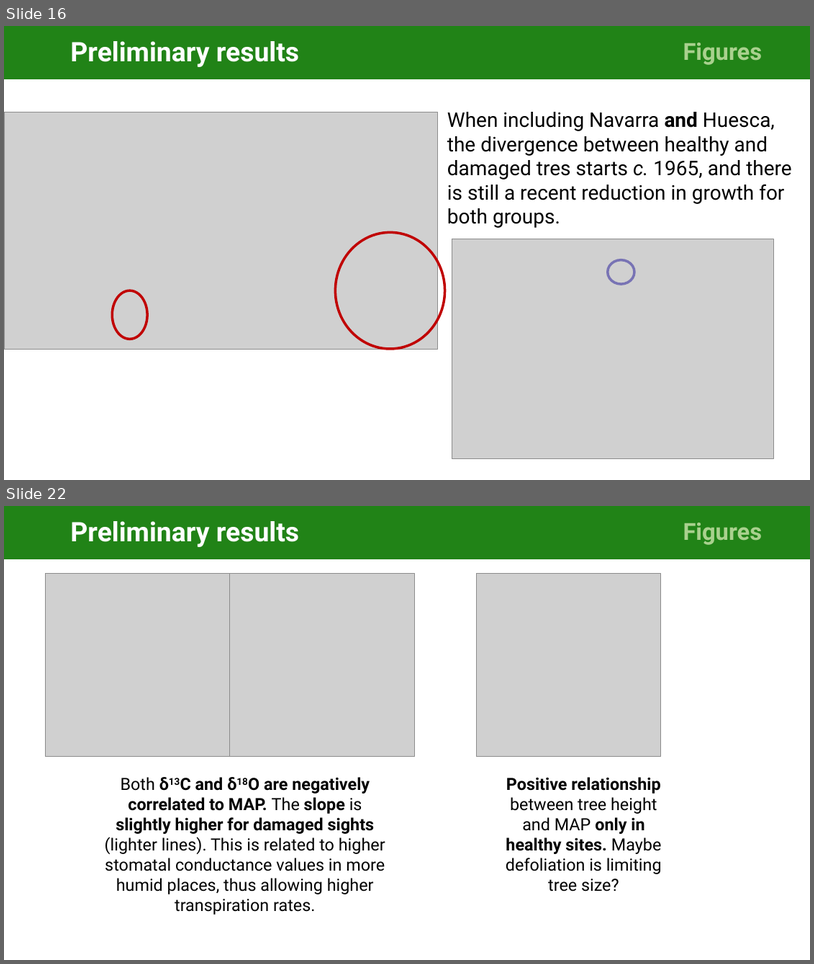
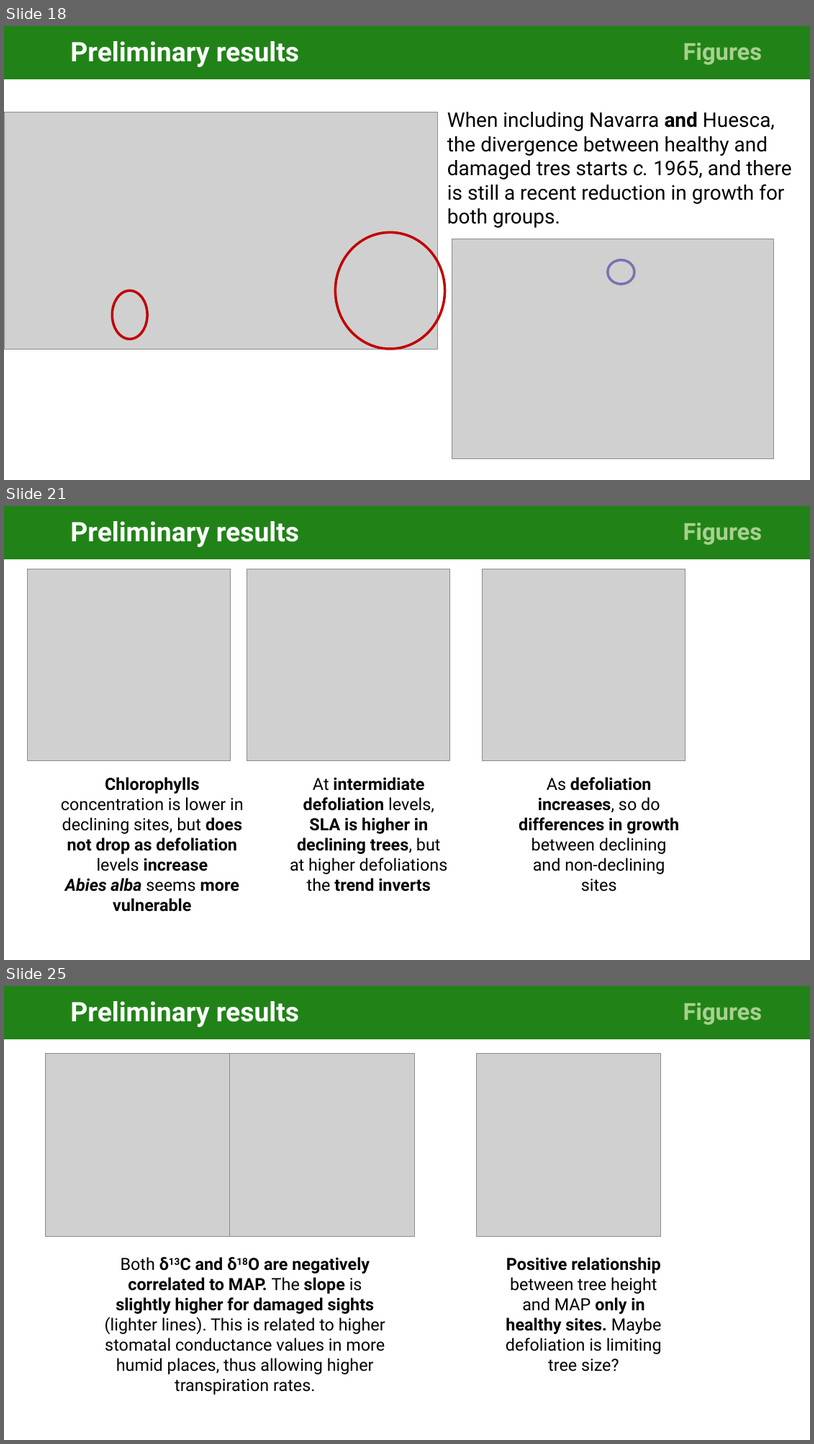
Before and after one commit to cris-fernandez/Tesis_Individuo, a slide deck: 06_ppts/exploratory_analysis_figures_v2-CFB.pptx. Shown one above the other, each under a label of ours: slides 16 and 22 before the commit, slides 18, 21 and 25 after it; the slides between them are not shown. The pictures are 814x964 and 814x1444 pixels, drawn with LibreOffice and Linux fonts; fonts in the diff are those of the drawing; grey boxes stand for pictures. Boxes give left, top, right and bottom in pixels: in the first picture for what was removed or moved away, otherwise in the second. Text is boxed around its words. In the diff, an @@ line names an element or a change of style, - is before the commit and + after.

```diff
--- a/06_ppts/exploratory_analysis_figures_v2-CFB.pptx
+++ b/06_ppts/exploratory_analysis_figures_v2-CFB.pptx
@@ slide 21 added at [4, 506, 810, 960], background #FFFFFF @@
@@ title added at [4, 506, 646, 559], fill #218317, 32 pt, text #FFFFFF, bold @@
+Preliminary results
@@ rectangle added at [646, 506, 810, 559], fill #218317, 28 pt, text #A9D18E, bold @@
+Figures
@@ picture added at [27, 569, 230, 760] @@
@@ picture added at [247, 569, 450, 760] @@
@@ picture added at [483, 569, 686, 760] @@
@@ text added at [61, 777, 244, 911], 20 pt, text #000000, bold @@
+  Chlorophylls concentration is lower in declining sites, but does not drop as defoliation levels increase
+  Abies alba seems more vulnerable
@@ text added at [290, 777, 448, 891], 20 pt, text #000000, bold @@
+  At intermidiate defoliation levels, SLA is higher in declining trees, but at higher defoliations the trend inverts
@@ text added at [519, 777, 679, 891], 20 pt, text #000000 @@
+  As defoliation increases, so do differences in growth between declining and non-declining sites
@@ what was slide 16 is now slide 18 @@
@@ what was slide 22 is now slide 25 @@
```
Also in this commit, not shown: 5 slides changed, 5 other slides added, 2 slides removed.
